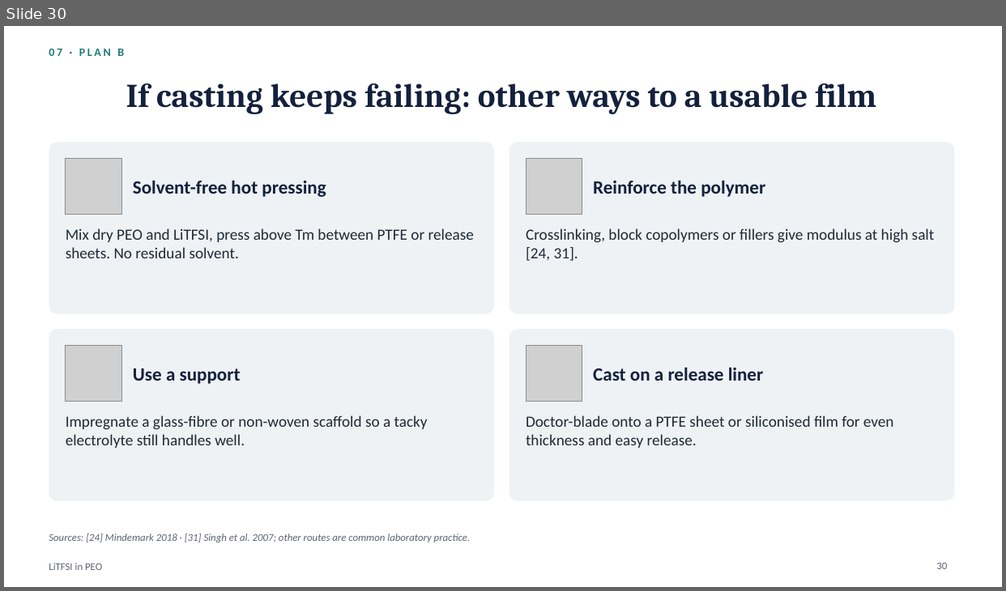
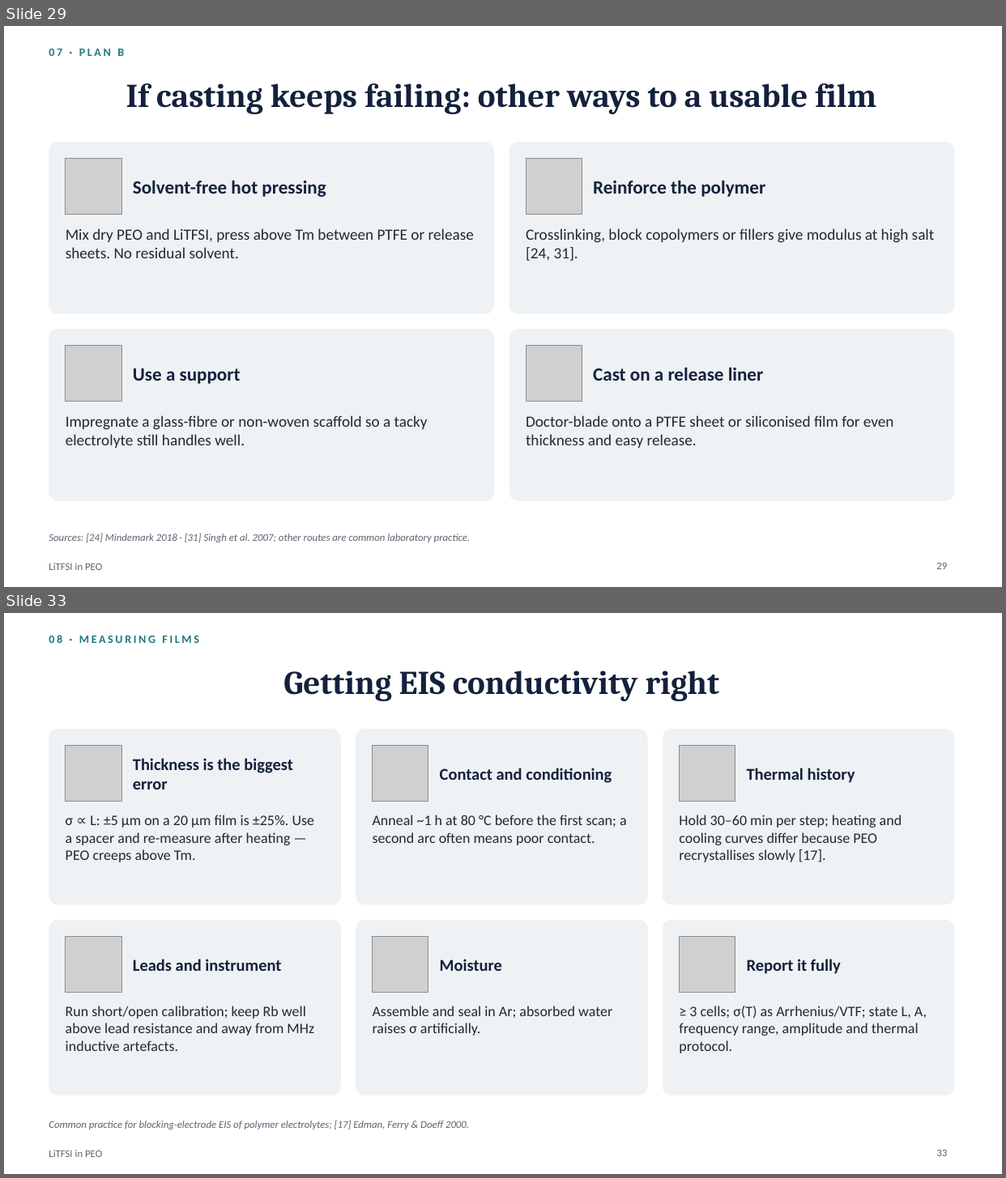
Before and after one commit to zhaoyuw44-lang/Trash, a slide deck: litfsi_peo_ppt/LiTFSI_in_PEO.pptx. Shown one above the other, each under a label of ours: slide 30 before the commit, slides 29 and 33 after it; the slides between them are not shown. The pictures are 1006x591 and 1006x1178 pixels, drawn with LibreOffice and Linux fonts; fonts in the diff are those of the drawing; grey boxes stand for pictures. Boxes give left, top, right and bottom in pixels: in the first picture for what was removed or moved away, otherwise in the second. Text is boxed around its words. In the diff, an @@ line names an element or a change of style, - is before the commit and + after.

```diff
--- a/litfsi_peo_ppt/LiTFSI_in_PEO.pptx
+++ b/litfsi_peo_ppt/LiTFSI_in_PEO.pptx
@@ slide 33 added at (4,613,1002,1174), background #FFFFFF; not listed: 1 template element that a slide beside it also shows @@
@@ text added at (49,635,199,643), 11 pt, text #1F7A7A, bold @@
+08 · MEASURING FILMS
@@ title added at (283,671,720,701), 32 pt, text #14213D, bold @@
+Getting EIS conductivity right
@@ rounded rectangle added at (49,729,341,905), fill #EEF2F4 @@
@@ rounded rectangle added at (356,729,648,905), fill #EEF2F4 @@
@@ rounded rectangle added at (663,729,955,905), fill #EEF2F4 @@
@@ picture added at (66,746,121,802) @@
@@ text added at (133,758,293,790), 16 pt, text #14213D, bold @@
+Thickness is the biggest error
@@ picture added at (373,746,428,802) @@
@@ picture added at (680,746,735,802) @@
@@ text added at (440,768,612,783), 16 pt, text #14213D, bold @@
+Contact and conditioning
@@ text added at (747,768,855,783), 16 pt, text #14213D, bold @@
+Thermal history
@@ text added at (66,815,315,862), 14 pt, text #1F2937 @@
+σ ∝ L: ±5 µm on a 20 µm film is ±25%. Use a spacer and re-measure after heating — PEO creeps above Tm.
@@ text added at (373,815,627,845), 14 pt, text #1F2937 @@
+Anneal ~1 h at 80 °C before the first scan; a second arc often means poor contact.
@@ text added at (679,815,902,862), 14 pt, text #1F2937 @@
+Hold 30–60 min per step; heating and cooling curves differ because PEO recrystallises slowly [17].
@@ rounded rectangle added at (49,920,341,1096), fill #EEF2F4 @@
@@ rounded rectangle added at (356,920,648,1096), fill #EEF2F4 @@
@@ rounded rectangle added at (663,920,955,1096), fill #EEF2F4 @@
@@ picture added at (66,936,121,993) @@
@@ picture added at (373,936,428,993) @@
@@ picture added at (680,936,735,993) @@
@@ text added at (133,959,281,971), 16 pt, text #14213D, bold @@
+Leads and instrument
@@ text added at (440,959,502,971), 16 pt, text #14213D, bold @@
+Moisture
@@ text added at (747,959,841,974), 16 pt, text #14213D, bold @@
+Report it fully
@@ text added at (66,1006,314,1051), 14 pt, text #1F2937 @@
+Run short/open calibration; keep Rb well above lead resistance and away from MHz inductive artefacts.
@@ text added at (373,1006,612,1036), 14 pt, text #1F2937 @@
+Assemble and seal in Ar; absorbed water raises σ artificially.
@@ text added at (679,1006,927,1054), 14 pt, text #1F2937 @@
+≥ 3 cells; σ(T) as Arrhenius/VTF; state L, A, frequency range, amplitude and thermal protocol.
@@ text added at (49,1120,469,1130), 10 pt, text #5B6472, italic @@
+Common practice for blocking-electrode EIS of polymer electrolytes; [17] Edman, Ferry & Doeff 2000.
@@ page number added at (936,1149,947,1157), 10 pt, text #5B6472 @@
+33
@@ what was slide 30 is now slide 29 @@
@@ page number at (936,562,947,570): text changed @@
-30
+29
```
Also in this commit, not shown: 6 slides changed, 3 other slides added, 8 other files.
